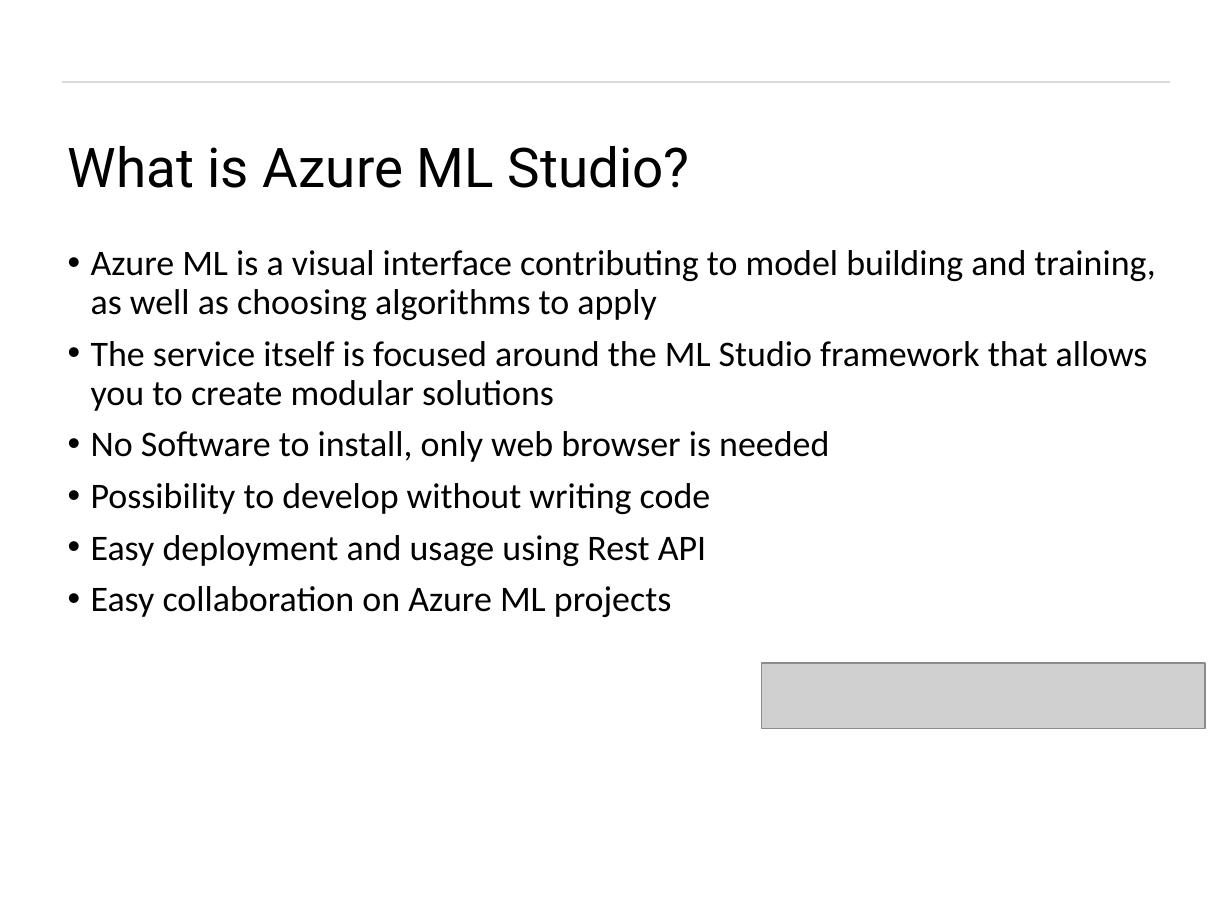
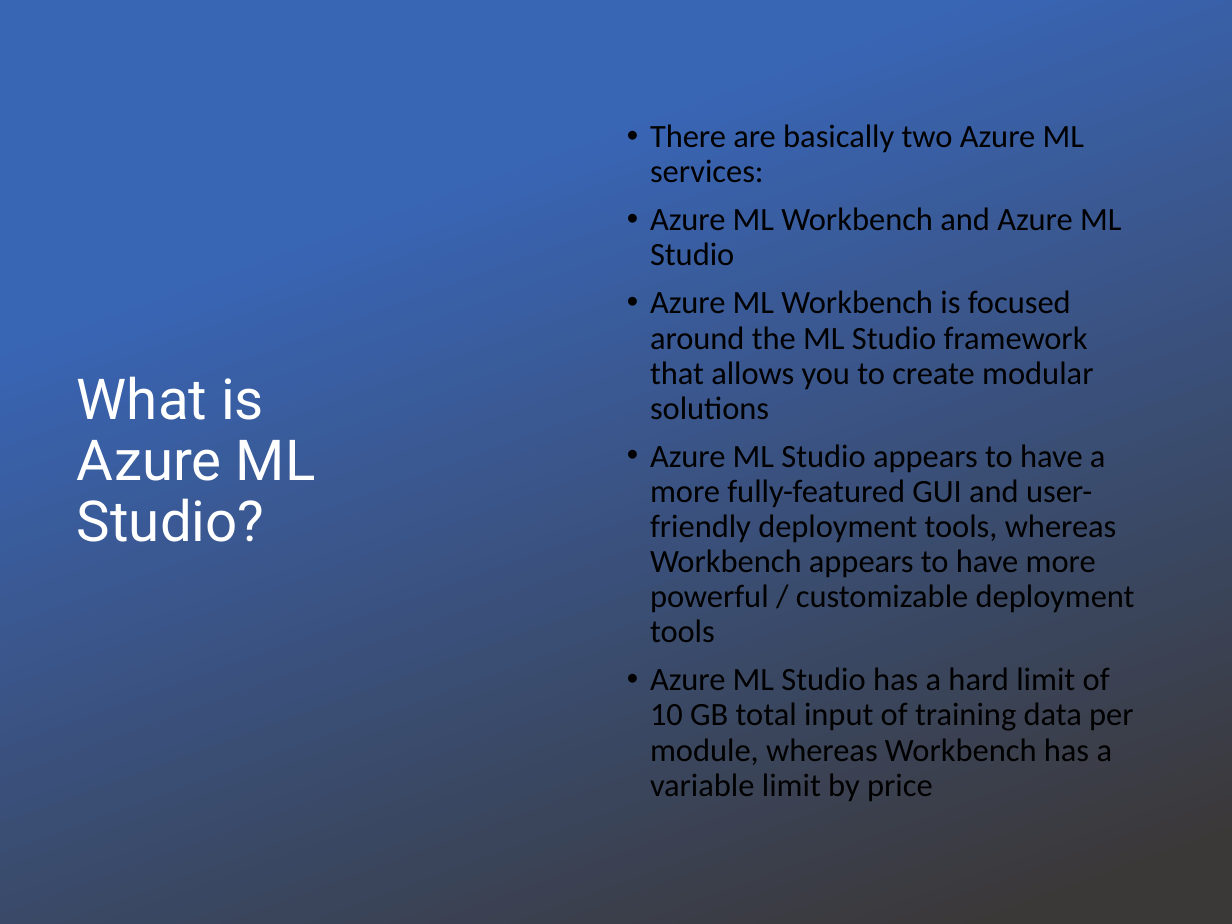
Before and after one commit to tiwari-abhi/ML_Projects, a slide deck: slide 6 of Presentation/Machine Learning As A Service.pptx. Drawn at 1232x924 pixels with LibreOffice and Linux fonts; fonts in the diff are those of the drawing; grey boxes stand for pictures; background and template pictures are left out. Boxes give left, top, right and bottom in pixels: in the first picture for what was removed or moved away, otherwise in the second. Text is boxed around its words. In the diff, an @@ line names an element or a change of style, - is before the commit and + after.

```diff
--- a/Presentation/Machine Learning As A Service.pptx
+++ b/Presentation/Machine Learning As A Service.pptx
@@ rectangle added at bbox=[0, 0, 1232, 924], fill gradient #3965B5 to #3B3838 @@
@@ text "There are basically two Azure ..." at bbox=[650, 159, 1135, 801]: vertical alignment top to middle @@
@@ text at bbox=[650, 159, 1135, 801]: text changed; size 21 to 19 pt @@
-• Azure ML is a visual interface contributing to model building and training, as well as choosing algorithms to apply
-• The service itself is focused around the ML Studio framework that allows you to create modular solutions
-• No Software to install, only web browser is needed
-• Possibility to develop without writing code
-• Easy deployment and usage using Rest API
-• Easy collaboration on Azure ML projects
+• There are basically two Azure ML services:
+• Azure ML Workbench and Azure ML Studio
+• Azure ML Workbench is focused around the ML Studio framework that allows you to create modular solutions
+• Azure ML Studio appears to have a more fully-featured GUI and user-friendly deployment tools, whereas Workbench appears to have more powerful / customizable deployment tools
+• Azure ML Studio has a hard limit of 10 GB total input of training data per module, whereas Workbench has a variable limit by price
@@ title "What is Azure ML Studio?": place and size @@
-title "What is Azure ML Studio?" at bbox=[68, 146, 690, 188]
+title "What is Azure ML Studio?" at bbox=[77, 376, 316, 542]
@@ title "What is Azure ML Studio?" at bbox=[77, 376, 316, 542]: size 32 to 33 pt, text colour #000000 to #FFFFFF @@
@@ picture removed at bbox=[761, 663, 1205, 728] @@
```
Also in this commit, not shown: 15 other slides changed, 14 other files.
